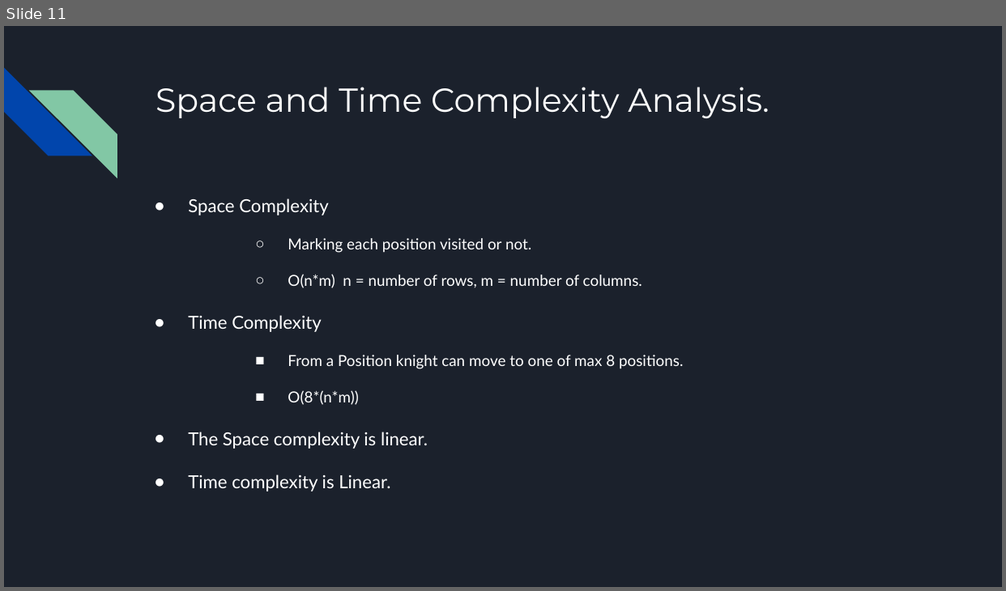
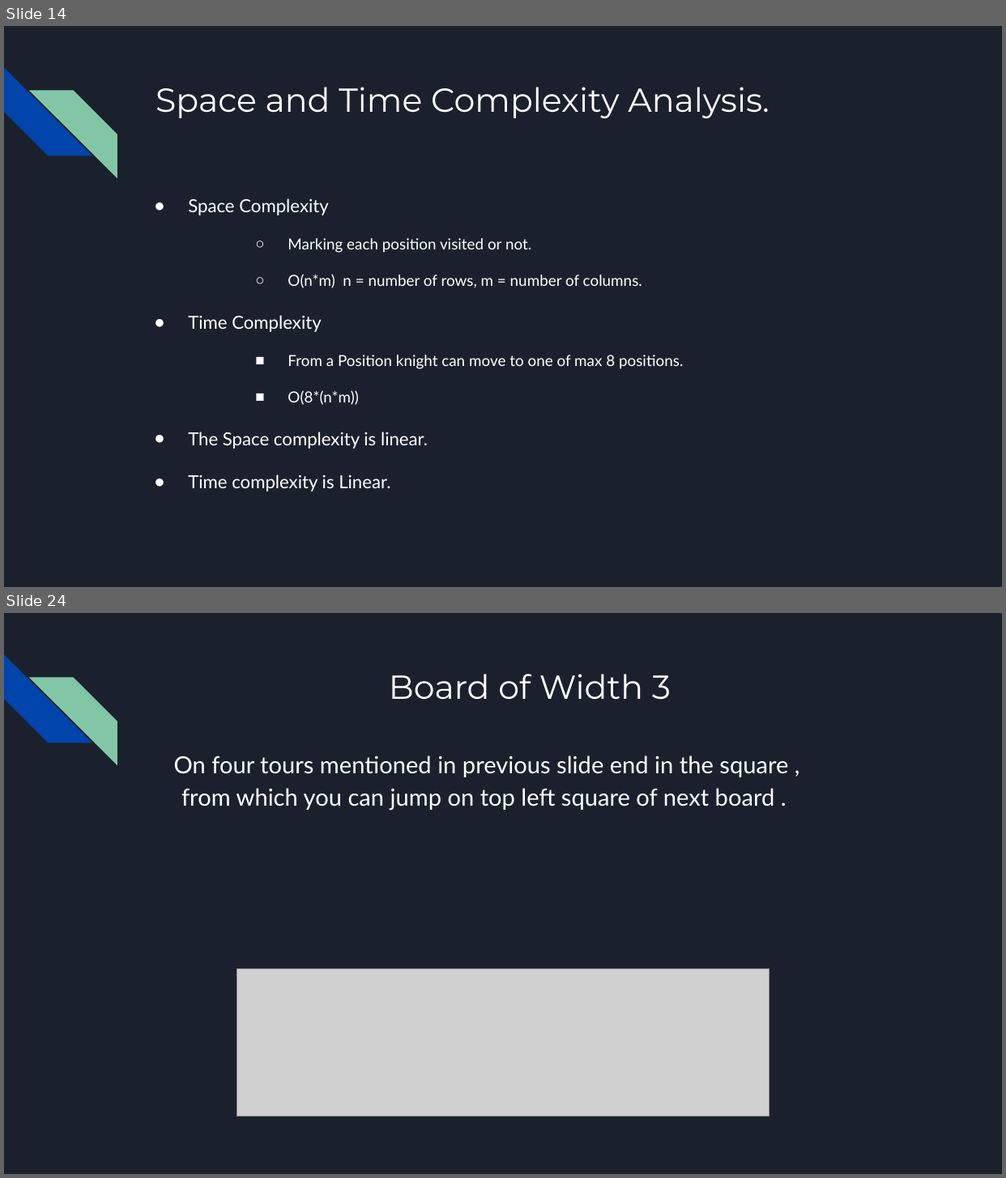
Before and after one commit to chaitanya0906/knight_tour, a slide deck: Knight's Tour.pptx. Shown one above the other, each under a label of ours: slide 11 before the commit, slides 14 and 24 after it; the slides between them are not shown. The pictures are 1006x591 and 1006x1178 pixels, drawn with LibreOffice and Linux fonts; fonts in the diff are those of the drawing; grey boxes stand for pictures. Boxes give left, top, right and bottom in pixels: in the first picture for what was removed or moved away, otherwise in the second. Text is boxed around its words. In the diff, an @@ line names an element or a change of style, - is before the commit and + after.

```diff
--- a/Knight's Tour.pptx
+++ b/Knight's Tour.pptx
@@ slide 24 added at (4, 613, 1002, 1174), background #1B212C; not listed: 2 template elements that a slide beside it also shows @@
@@ title added at (389, 674, 671, 700), 24 pt, text #FFFFFF @@
+Board of Width 3
@@ text added at (174, 756, 788, 811), 17 pt, text #FFFFFF @@
+On four tours mentioned in previous slide end in the square , from which you can jump on top left square of next board .
@@ picture added at (236, 969, 769, 1117) @@
@@ what was slide 11 is now slide 14 @@
```
Also in this commit, not shown: 2 slides changed, 17 other slides added, 2 slides removed, 2 other files.
